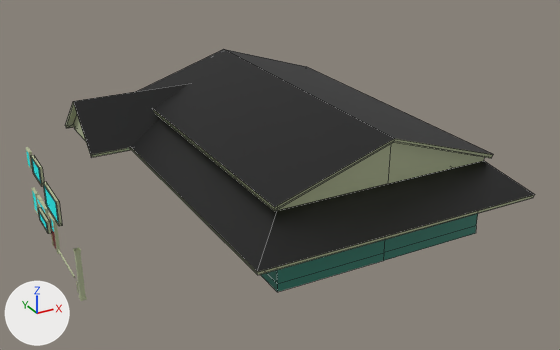
Renders of the FBX model Builldings/Community Center.fbx from each side of a commit.
Rendered twice from a camera (50 mm lens) standing at (-25.3, -44.0, 23.1) and looking at (-2.5, -2.6, 2.4). The lights are fixed; the arrows at lower left show +X, +Y and +Z. Mesh edges are drawn as thin lines on the coarser meshes. Where no turn or scale is listed for an object, it has been applied to the vertices.

Objects in the first picture: 'Building', 'House_4_Roof', 'Roof1', 'pCube171', 'polySurface43'.
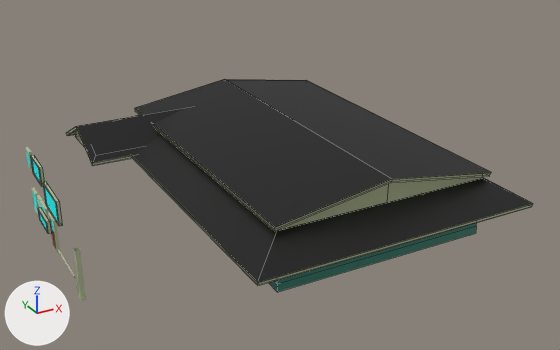
Where the change shows, as pixel boxes [x1, y1, x2, y2] in the pictures (560 x 350 px; the box of a moved part takes in the faces that stretch with it):
```json
{"object": "Roof1", "change": "reshaped, moved", "before": [136, 49, 493, 211], "after": [135, 79, 491, 231], "on screen": "6% shorter"}
{"object": "House_4_Roof", "change": "mesh rescaled, moved", "before": [131, 118, 535, 275], "after": [132, 115, 533, 286]}
{"object": "polySurface43", "change": "reshaped, moved", "before": [65, 84, 188, 157], "after": [66, 108, 184, 166], "on screen": "20% shorter"}
{"object": "Building", "change": "reshaped", "before": [260, 168, 478, 292], "after": [269, 191, 477, 292]}
{"part": 2, "of": "me_mesh_016", "change": "moved or reshaped", "before": [65, 102, 91, 155], "after": [66, 126, 92, 164]}
{"part": 3, "of": "me_mesh_016", "change": "moved or reshaped", "before": [67, 124, 131, 157], "after": [68, 132, 132, 166]}
{"part": 4, "of": "me_mesh_016", "change": "moved or reshaped", "before": [73, 84, 188, 155], "after": [76, 108, 184, 163]}
{"part": 5, "of": "me_mesh_009", "change": "cut back", "before": [260, 213, 478, 292], "after": [269, 223, 477, 292]}
{"part": 6, "of": "me_mesh_008", "change": "moved or reshaped", "before": [136, 49, 493, 211], "after": [135, 79, 491, 231]}
{"part": 7, "of": "me_mesh_008", "change": "moved or reshaped", "before": [153, 109, 275, 211], "after": [135, 109, 275, 231]}
```

Edits to the scene script, one JSON object a line:
```json
{"block": "me_mesh_015", "where": "me_mesh_015.from_pydata(...)  # 24 vertices, 20 faces; spans x -9.4..9.4, y -13.2..13.2, z -0.8..0.8"}
{"block": "me_mesh_015", "where": "# used by ob_house_4_roof; location = (-0.82, -0.98, 3.8)"}
{"block": "me_mesh_015", "change": "me_mesh_015 part 1: the whole mesh is scaled about its middle by (1, 1, 0.591), then moved by (0.0, 0.0, 0.5)"}
{"block": "me_mesh_008", "where": "me_mesh_008.from_pydata(...)  # 36 vertices, 32 faces; spans x -7.7..7.7, y -11.3..11.3, z -1.5..1.5"}
{"block": "me_mesh_008", "where": "# used by ob_roof1; location = (0.0, 0.0, 6.03)"}
{"block": "me_mesh_008", "change": "me_mesh_008 part 6: all 10 vertices in x 0.0, y -11.3..11.3, z 1.2..1.5 are moved by (0.0, 0.0, 0.2)"}
{"block": "me_mesh_008", "change": "me_mesh_008 part 7: all 26 vertices in x -7.7..7.7, y -11.3..11.3, z -1.5..-1.0 are moved by (0.0, 0.0, 1.5)"}
{"block": "me_mesh_009", "where": "# used by ob_building; location = (0.0, 0.0, 1.25)"}
{"op": "remove", "block": "me_mesh_009", "code": "me_mesh_009.from_pydata(...)  # 18 vertices, 12 faces; spans x -7.3..7.3, y -11.0..11.0, z -1.8..1.8"}
{"op": "add", "block": "me_mesh_009", "code": "me_mesh_009.from_pydata(...)  # 12 vertices, 8 faces; spans x -7.3..7.3, y -11.0..11.0, z -1.8..1.2"}
{"block": "me_mesh_009", "change": "me_mesh_009 part 5"}
{"block": "me_mesh_009", "change": "6 vertices are removed from x -7.3..0.0, y -11.0..0.3, z -1.8..1.8"}
{"block": "me_mesh_009", "change": "8 faces are deleted"}
{"block": "me_mesh_009", "change": "4 vertices in x -7.3..7.3, y -11.0..11.0, z 1.8 move by (0.0, 0.0, -0.6)"}
{"block": "me_mesh_009", "change": "4 new faces join them"}
{"block": "me_mesh_016", "where": "me_mesh_016.from_pydata(...)  # 32 vertices, 24 faces; spans x -4.57..4.57, y -3.32..3.32, z -1.53..1.53"}
{"block": "me_mesh_016", "where": "# used by ob_polysurface43; location = (-8.46, 8.24, 4.58)"}
{"block": "me_mesh_016", "change": "me_mesh_016 part 2: all 5 vertices in x -4.57..-4.07, y 0.0, z 1.3..1.53 are moved by (0.0, 0.0, -0.48)"}
{"block": "me_mesh_016", "change": "me_mesh_016 part 3: all 26 vertices in x -4.57..4.57, y -3.32..3.32, z -1.53..-1.07 are moved by (0.0, 0.0, 0.76)"}
{"block": "me_mesh_016", "change": "me_mesh_016 part 4: the 1 vertex in x 4.57, y 0.0, z 1.53 is moved by (0.61, 0.0, -0.48)"}
{"op": "set", "path": "ob_house_4_roof.location", "old": "(-0.82, -0.98, 3.8)", "new": "(-0.82, -0.98, 2.44)"}
{"op": "set", "path": "ob_roof1.location", "old": "(0.0, 0.0, 6.03)", "new": "(0.0, 0.0, 3.35)"}
{"op": "set", "path": "ob_polysurface43.location", "old": "(-8.46, 8.24, 4.58)", "new": "(-8.46, 8.24, 3.22)"}
```
